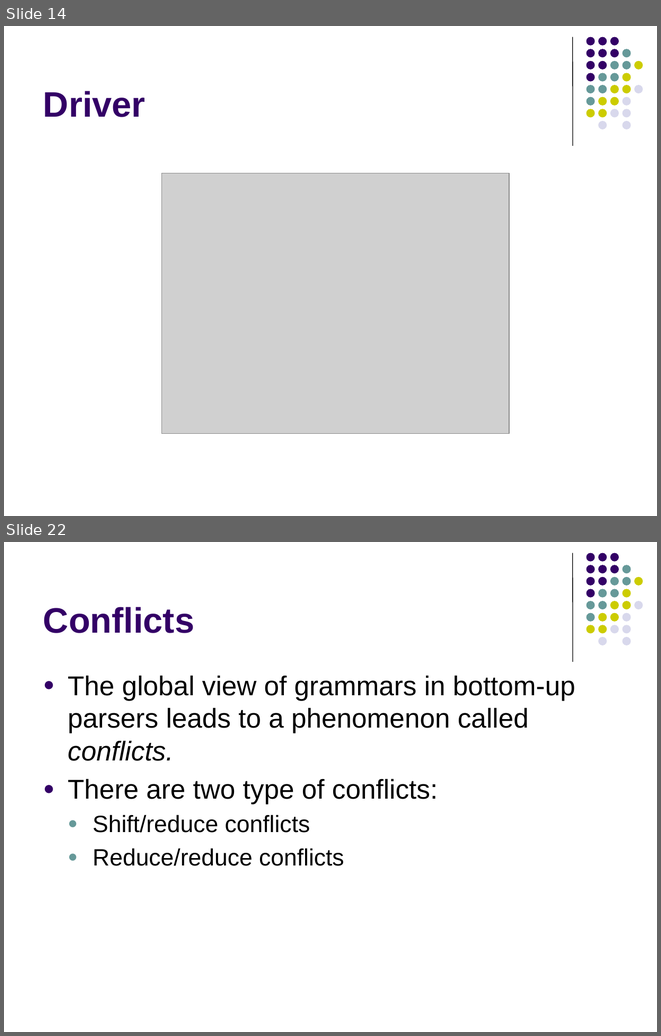
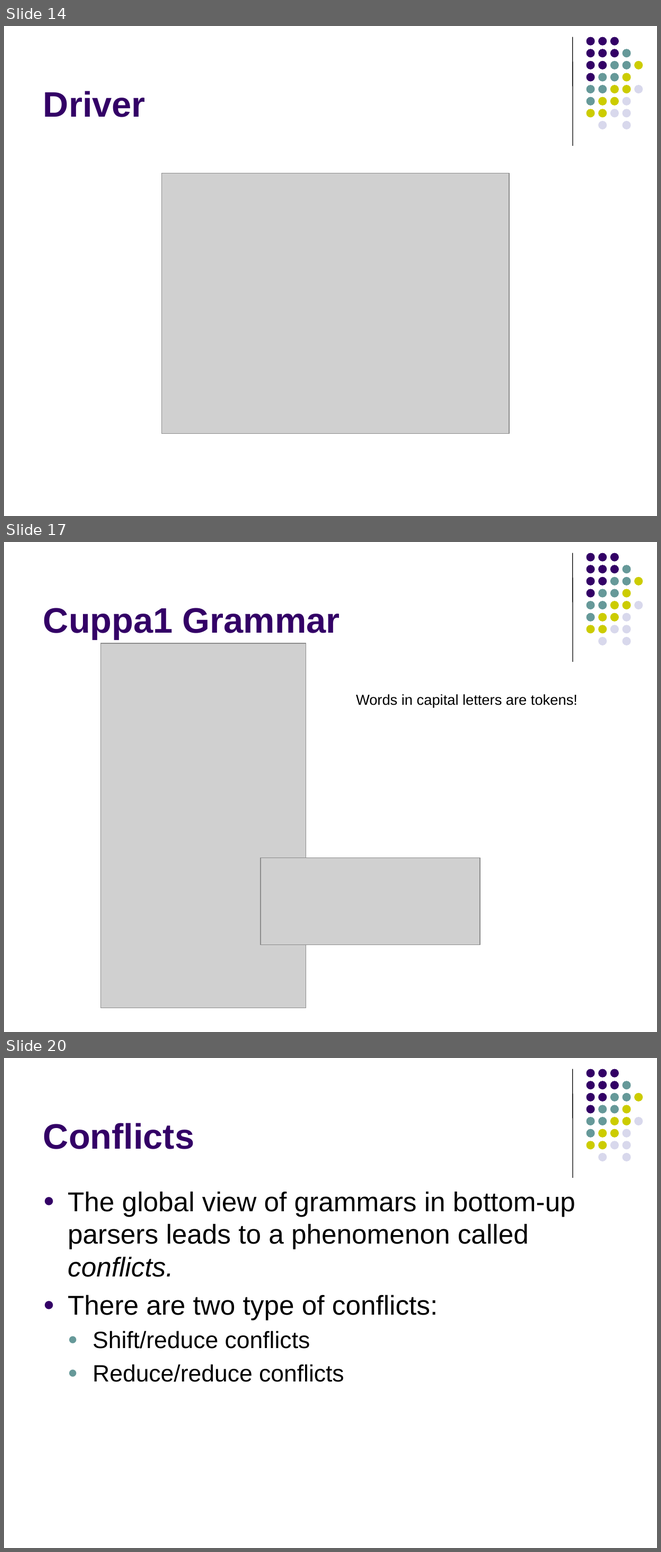
Before and after one commit to lutzhamel/CSC402, a slide deck: notes/csc402-ln021.pptx. Shown one above the other, each under a label of ours: slides 14 and 22 before the commit, slides 14, 17 and 20 after it; the slides between them are not shown. The pictures are 661x1036 and 661x1552 pixels, drawn with LibreOffice and Linux fonts; fonts in the diff are those of the drawing; grey boxes stand for pictures. Boxes give left, top, right and bottom in pixels: in the first picture for what was removed or moved away, otherwise in the second. Text is boxed around its words. In the diff, an @@ line names an element or a change of style, - is before the commit and + after.

```diff
--- a/notes/csc402-ln021.pptx
+++ b/notes/csc402-ln021.pptx
@@ slide 17 added at [4,542,657,1032], background #FFFFFF; not listed: 32 template elements that a slide beside it also shows @@
@@ title added at [43,608,340,639], 39 pt, text #330066, bold @@
+Cuppa1 Grammar
@@ picture added at [100,643,306,1007] @@
@@ text added at [356,694,577,707], 16 pt, text #000000 @@
+Words in capital letters are tokens!
@@ picture added at [261,857,480,944] @@
@@ what was slide 22 is now slide 20 @@
```
Also in this commit, not shown: 5 slides changed, 2 other slides added, 5 slides removed, 1 other file.
